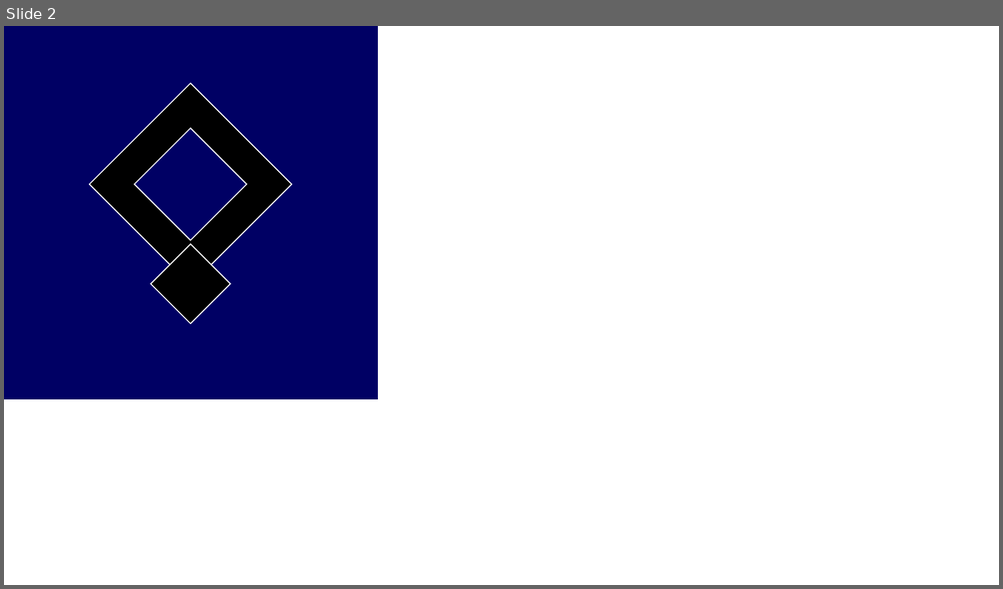
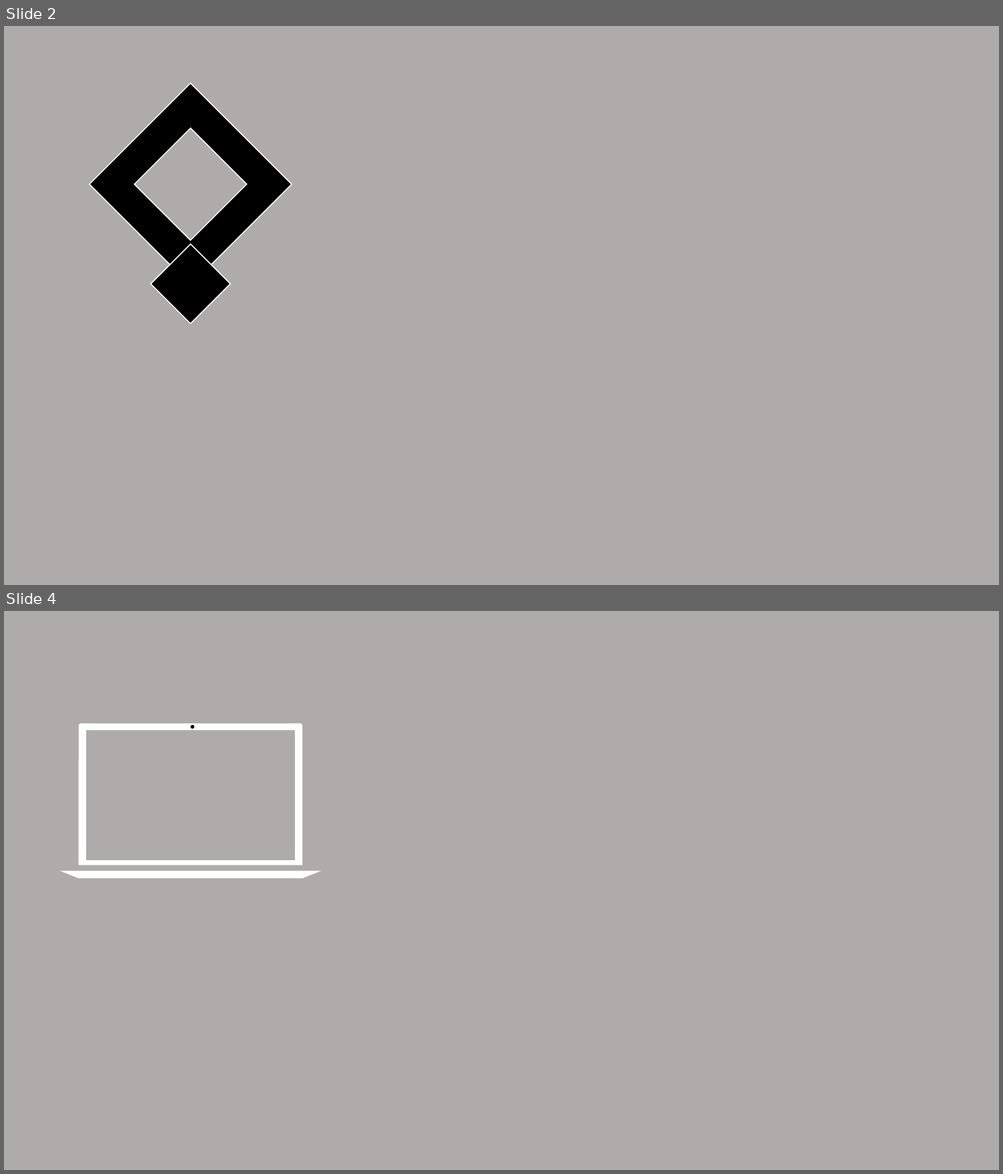
Before and after one commit to ChrisVasterling/chrisvasterling, a slide deck: Files/img/icons/icons.pptx. Shown one above the other, each under a label of ours: slide 2 before the commit, slides 2 and 4 after it; the slides between them are not shown. The pictures are 1003x589 and 1003x1174 pixels, drawn with LibreOffice and Linux fonts; fonts in the diff are those of the drawing. Boxes give left, top, right and bottom in pixels: in the first picture for what was removed or moved away, otherwise in the second. Text is boxed around its words. In the diff, an @@ line names an element or a change of style, - is before the commit and + after.

```diff
--- a/Files/img/icons/icons.pptx
+++ b/Files/img/icons/icons.pptx
@@ slide 4 added at <box>4,611,999,1170</box>, background #AFABAB @@
@@ group added at <box>79,723,302,866</box>: 2 round rects, 2 rectangles, 1 ellipse @@
@@ right triangle added at <box>60,871,79,879</box>, fill #FFFFFF @@
@@ rectangle added at <box>79,871,302,879</box>, fill #FFFFFF @@
@@ right triangle added at <box>302,871,321,879</box>, fill #FFFFFF @@
@@ slide 2 changed as well @@
@@ background #FFFFFF to #AFABAB @@
@@ rectangle removed at <box>4,26,377,399</box> @@
```
Also in this commit, not shown: 5 other slides changed, 9 other slides added, 8 slides removed, 34 other files.
